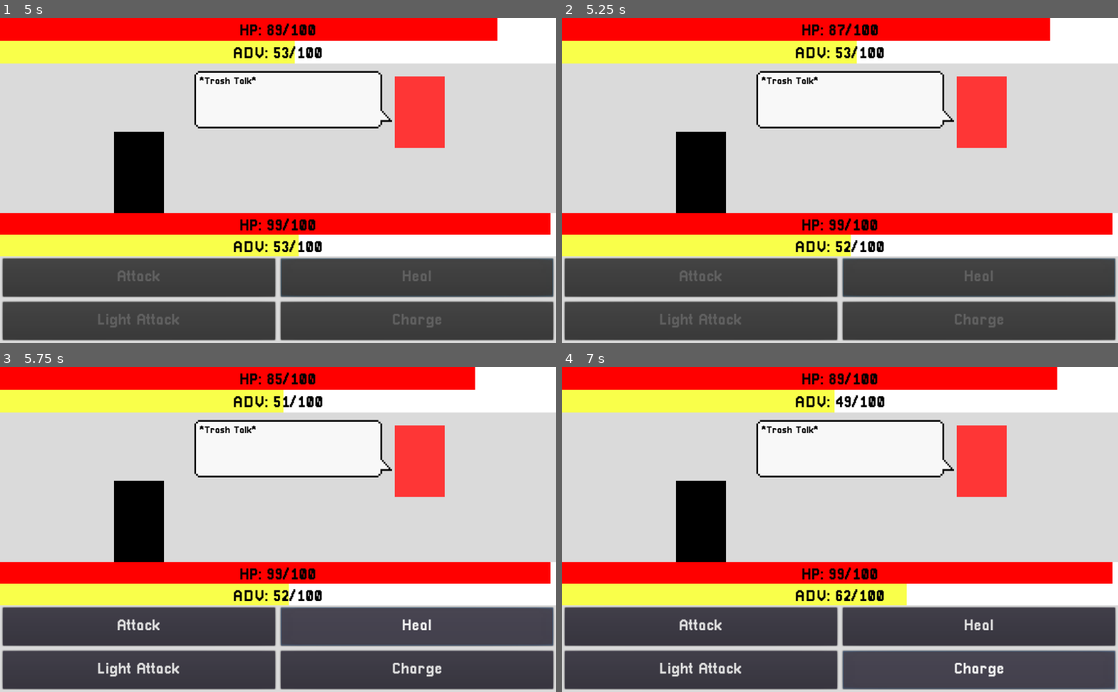
Above: before the commit, frames 1-4 (two rows, left to right).
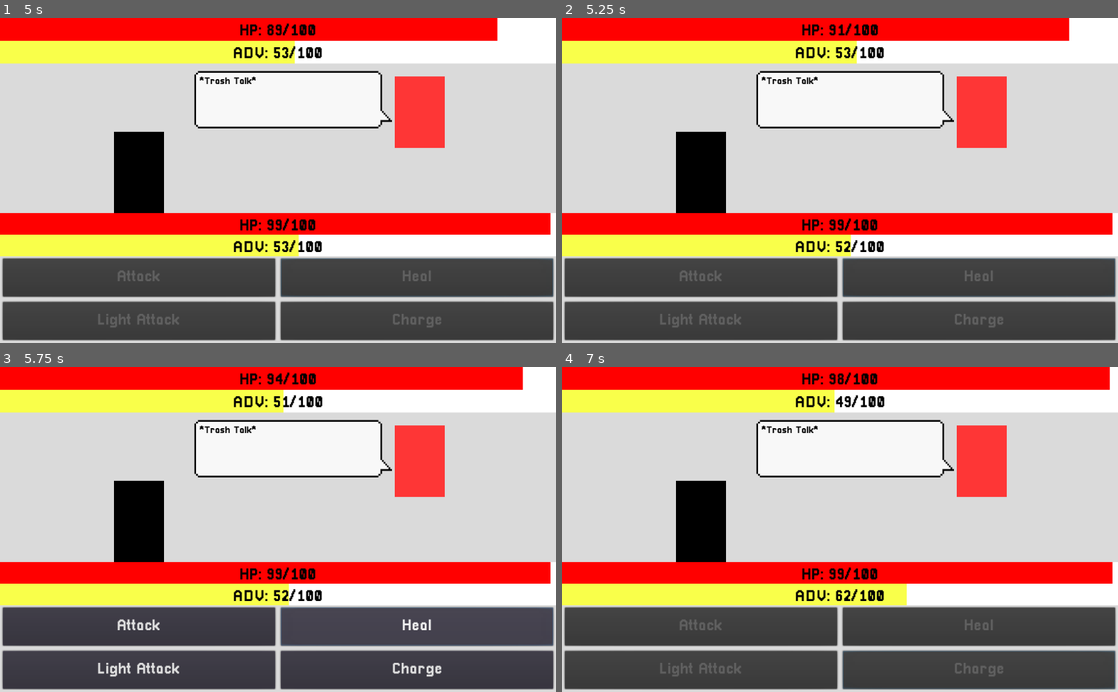
Above: after the commit, the same moments.

Repository: ArtlessAvian/kind-opponent
Game: Godot game, scene res://gameingame/BattleWView.tscn
Two runs of this game, one before a commit and one after it. Both use one fixed random seed, a clock stepped at 60 frames per second and the inputs below.
Inputs:
- Up to frame 1 (5 s): click "Attack" at 0.5 s; click "Light Attack" at 2.75 s; click "Heal" at 4.25 s
- Up to frame 2 (5.25 s): no input
- Up to frame 3 (5.75 s): no input
- Up to frame 4 (7 s): click "Charge" at 5.75 s

Frame 1 is identical in both runs. In frame 2, 0.3% of the frame differs, in the area x 48-92%, y 0-8%; in frame 3, 0.7%; in frame 4, 1.4%, in the area x 17-99%, y 0-96%.

Commit message:
i dunno

Diff:
--- a/gameingame/Player.gd
+++ b/gameingame/Player.gd
@@ -19,7 +19,7 @@
 
 func take_damage(damage):
 	self._health = max(0, self._health - damage)
-	self.last_damage = damage
+	self.last_damage = damage if damage > 0 else self.last_damage
 
 func is_dead():
 	return self._health <= 0
